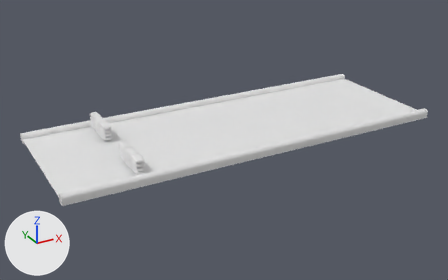
The FBX model Assets/Models/FinishZone.fbx, before and after one commit.
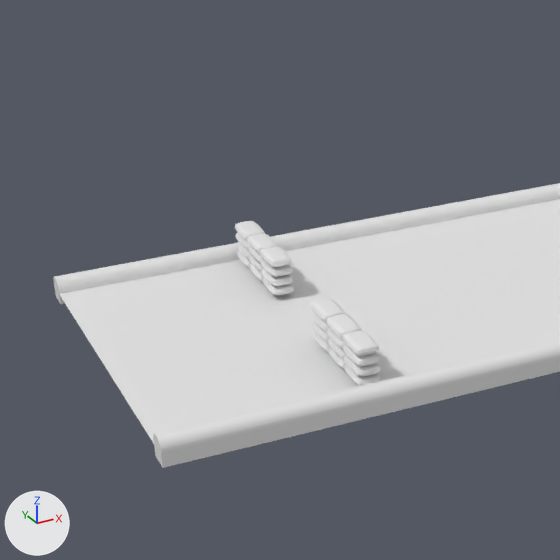
Each version appears first whole from a 50 mm lens placed at (-5.84, -23.37, 11.02), pointed at (6.94, -0.15, -0.59), and next in a close-up on the part from 0% to 48% of the width and 10% to 86% of the height. Every picture has the same lights, and +X, +Y and +Z are marked at lower left. Where no turn or scale is listed for an object, it has been applied to the vertices. Vertices at the same position are counted once.

Objects in the first close-up: 'Bags', 'Border.002', 'Border.003', 'FinishLine', 'Road'.
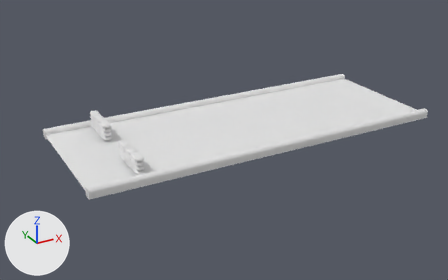
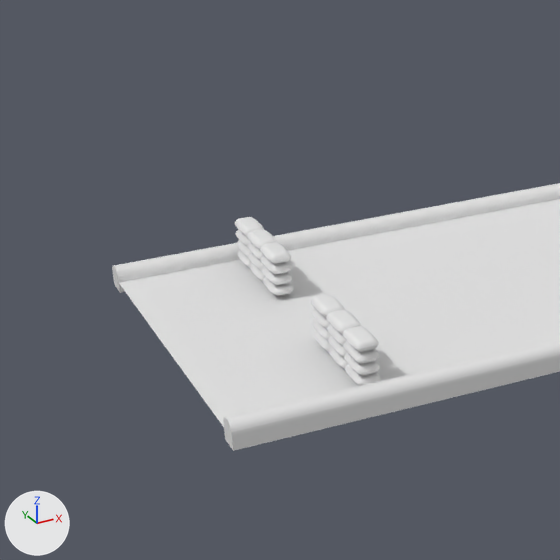
The newer file is also turned or shifted as a whole; pictures and numbers use the older file's frame.

The change in detail:
me_plane_007 has 4 vertices, 1 face and spans x -1.5..1.5, y -3.0..3.0, z 0.0.
me_plane_007 is used by ob_finishline; location (0.0, 0.0, 0.0).
Part 1, on me_plane_007:
Vertex 0 of me_plane_007 moves from (-1.5, 3.0, 0.0) at pixel (58, 293) to (-0.5, 3.0, 0.0) at pixel (118, 282).
Vertex 1 of me_plane_007 moves from (-1.5, -3.0, 0.0) at pixel (154, 444) to (-0.5, -3.0, 0.0) at pixel (224, 428).
me_cube_016 is used by ob_bags; location (0.0, 0.0, 0.0).
me_cube_016 had 3492 vertices, 3432 faces and spanned x 1.56..1.96, y -2.95..2.95, z 0.07..0.74.
me_cube_016 now has 55344 vertices, 55296 faces and spans x 1.56..1.95, y -2.94..2.94, z 0.06..0.82.
me_cube_016 part 3: 68 vertices moved within x 1.63..1.94, y 0.92..2.94, z 0.08..0.71; 1575 vertices removed from x 1.56..1.96, y 0.89..2.95, z 0.07..0.74; 27501 vertices added at x 1.56..1.95, y 0.9..2.94, z 0.06..0.82.
me_cube_016 part 4: 68 vertices moved within x 1.63..1.94, y -2.94..-0.9, z 0.08..0.71; 1575 vertices removed from x 1.56..1.96, y -2.95..-0.89, z 0.07..0.74; 27501 vertices added at x 1.56..1.95, y -2.94..-0.9, z 0.06..0.82.
me_cube_014 has 64 vertices, 36 faces and spans x -1.5..1.5, y -3.35..3.35, z -0.19..0.23.
me_cube_014 is used by ob_border_003; location (0.0, 0.0, 0.0).
me_cube_014 part 2: the whole mesh is scaled about its middle by (0.667, 1, 1), then moved by (0.5, 0.0, 0.0).

Changed parts and their boxes [x1, y1, x2, y2] in the close-ups (560 x 560 px):
'FinishLine', reshaped (21% narrower, 9% shorter): before [59, 261, 348, 443]; after [119, 261, 348, 427]
'Border.003', mesh rescaled (19% narrower, 8% shorter): before [53, 245, 366, 468]; after [112, 245, 366, 451]
'Bags', reshaped: before [235, 221, 381, 386]; after [235, 217, 381, 386]
part 3 of me_cube_016, built on: before [235, 221, 294, 295]; after [235, 217, 293, 296]
part 4 of me_cube_016, built on: before [311, 298, 381, 386]; after [311, 294, 381, 386]
